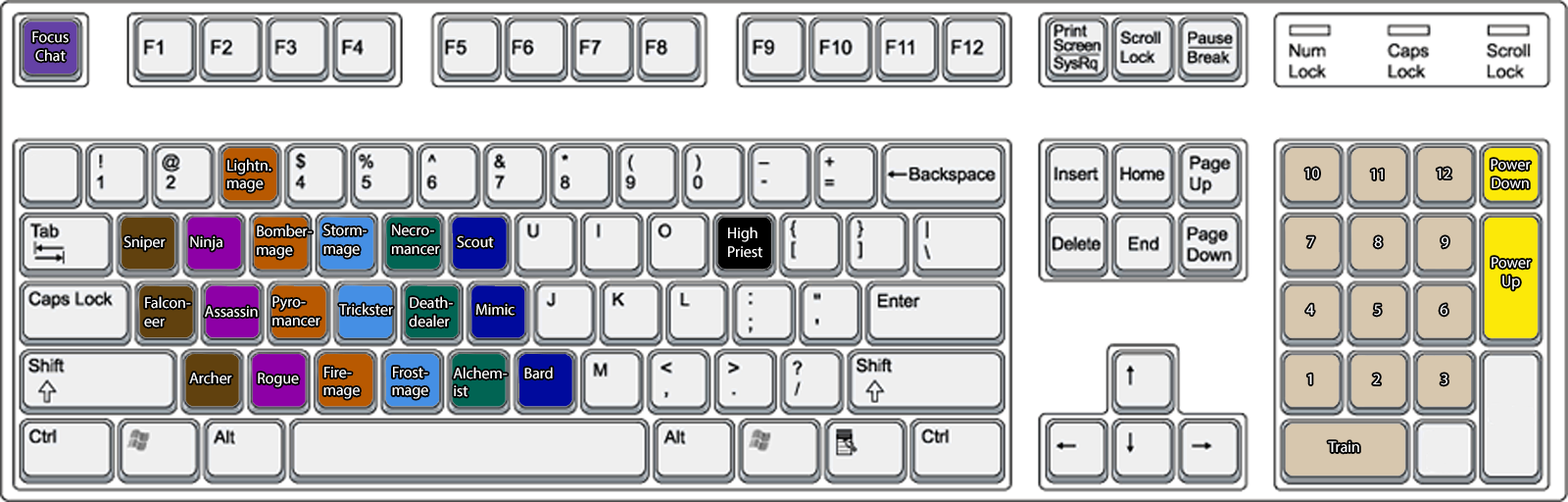
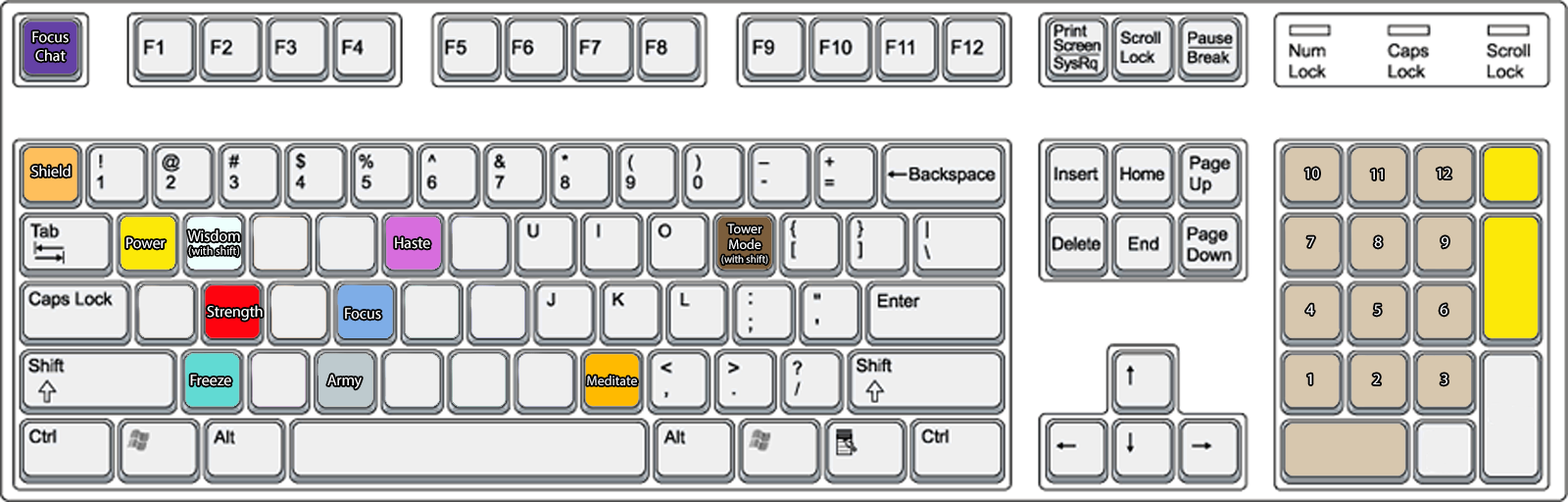
Before/after of a 1568×502 layered artwork. What changed in the layer stack:
showed group "Priest-mode Controls" (11 layers) over [23, 147, 1533, 455]
added layer "Army" in group "Priest-mode Controls" over [327, 374, 362, 390]
added layer "Meditate" in group "Priest-mode Controls" over [587, 375, 637, 386]
painted on "Priest Keyboard" over [317, 352, 639, 407]
